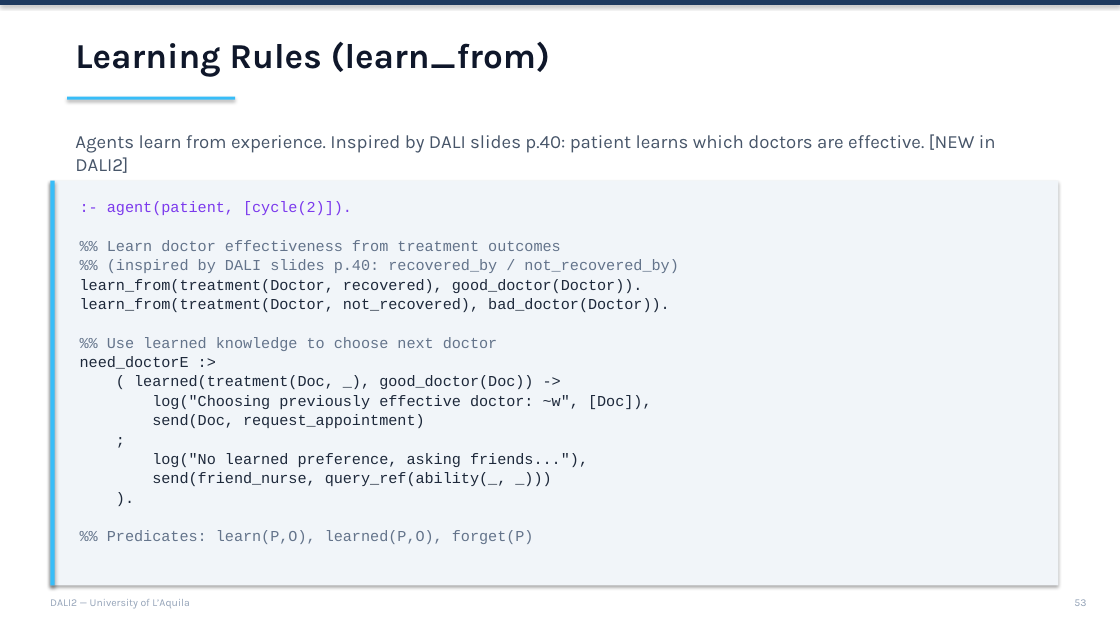
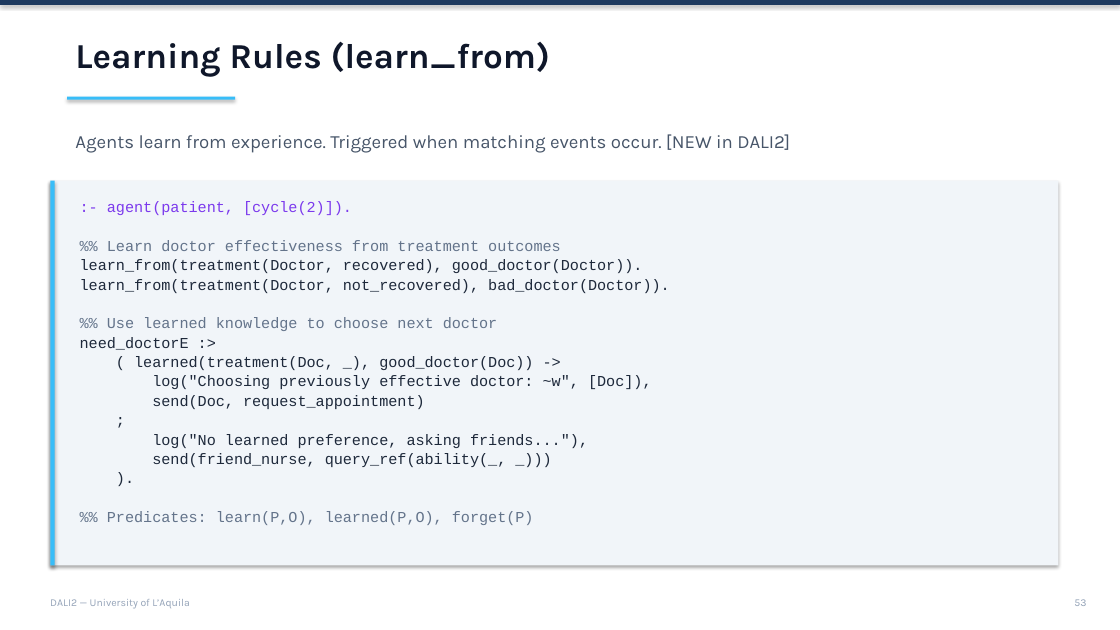
Before and after one commit to AAAI-DISIM-UnivAQ/DALI2, a slide deck: slide 53 of slides/Slides.pptx. Drawn at 1120x630 pixels with LibreOffice and Linux fonts; fonts in the diff are those of the drawing. Boxes give left, top, right and bottom in pixels: in the first picture for what was removed or moved away, otherwise in the second. Text is boxed around its words. In the diff, an @@ line names an element or a change of style, - is before the commit and + after.

```diff
--- a/slides/Slides.pptx
+++ b/slides/Slides.pptx
@@ text at [75, 134, 790, 153]: text changed @@
-Agents learn from experience. Inspired by DALI slides p.40: patient learns which doctors are effective. [NEW in DALI2]
+Agents learn from experience. Triggered when matching events occur. [NEW in DALI2]
@@ rectangle: place and size @@
-rectangle at [50, 181, 1059, 586]
+rectangle at [50, 181, 1059, 565]
@@ rectangle: place and size @@
-rectangle at [50, 181, 55, 586]
+rectangle at [50, 181, 55, 565]
@@ text at [107, 259, 678, 273]: paragraph removed @@
-%% (inspired by DALI slides p.40: recovered_by / not_recovered_by)
```
Also in this commit, not shown: 19 other slides changed, 6 other files.
